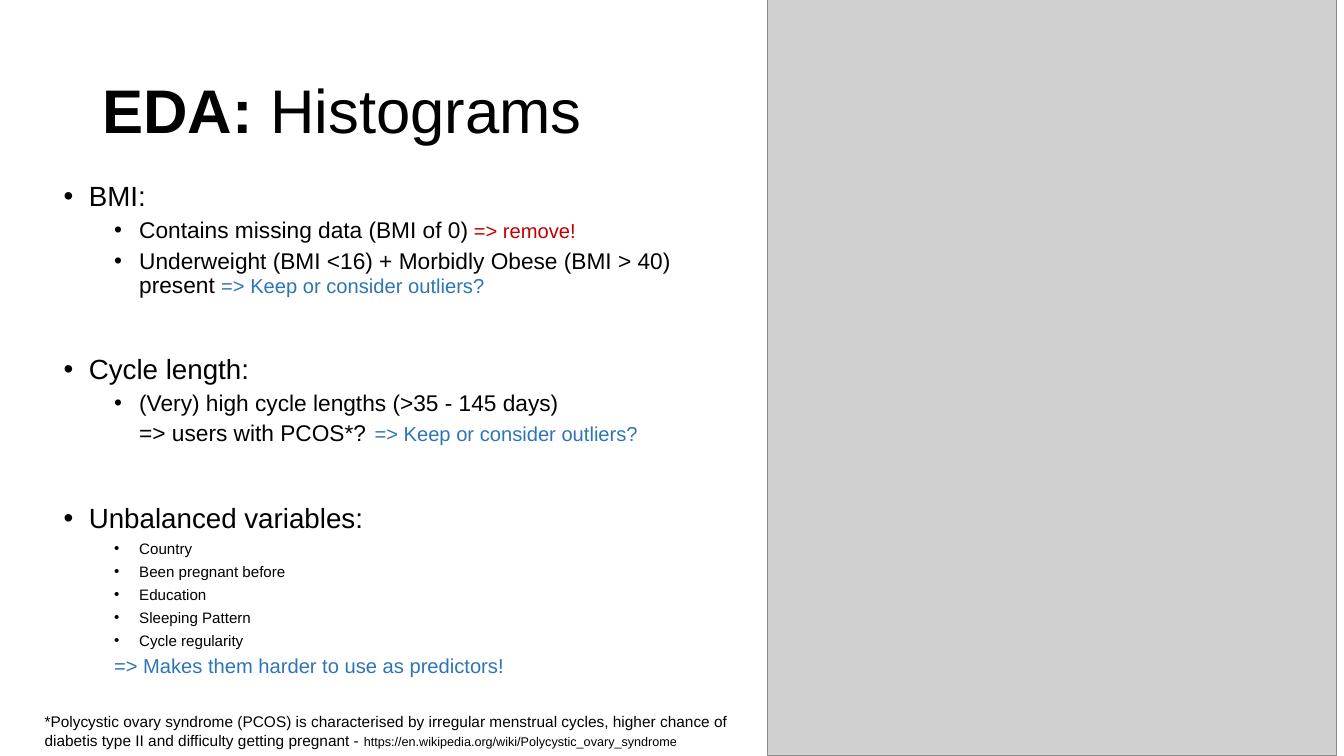
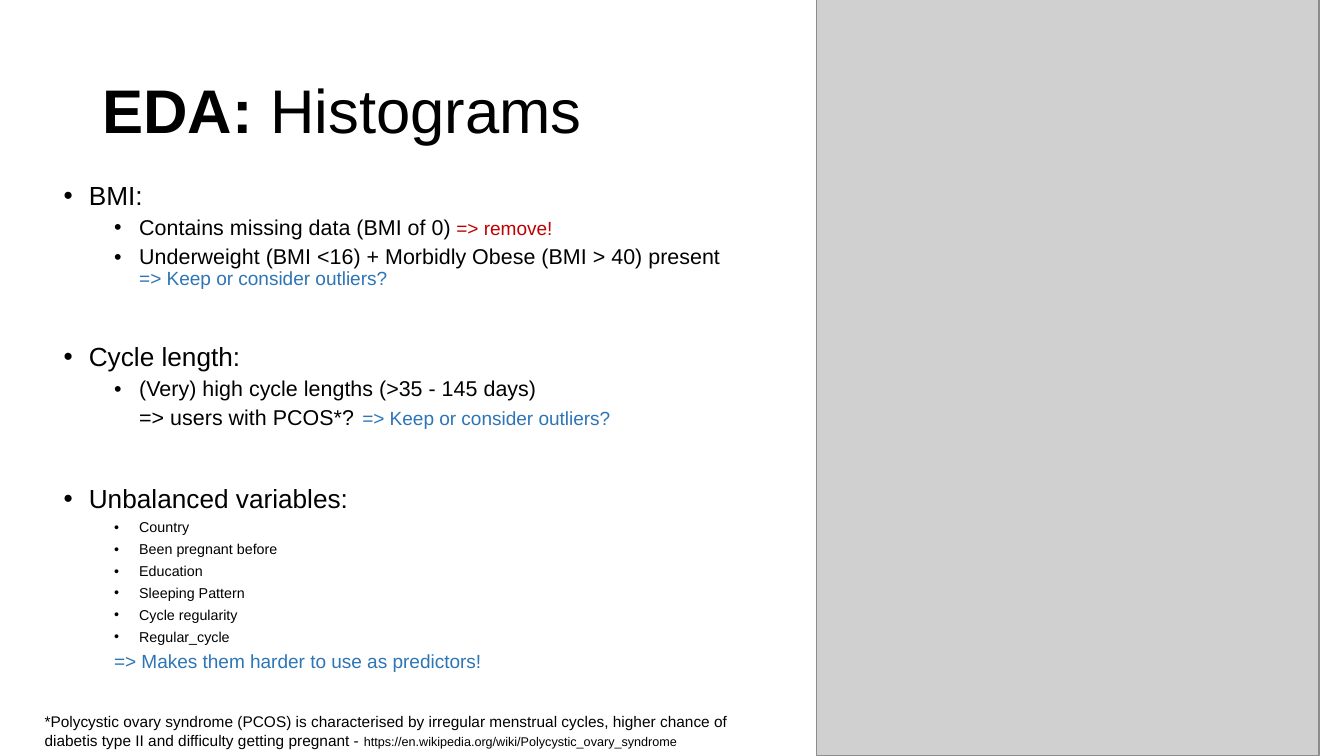
Before and after one commit to JeroenBuil/natural-cycles-assignment, a slide deck: slide 6 of reports/Natural Cycles - Assignment Report - Jeroen Buil.pptx. Drawn at 1344x756 pixels with LibreOffice and Linux fonts; fonts in the diff are those of the drawing; grey boxes stand for pictures. Boxes give left, top, right and bottom in pixels: in the first picture for what was removed or moved away, otherwise in the second. Text is boxed around its words. In the diff, an @@ line names an element or a change of style, - is before the commit and + after.

```diff
--- a/reports/Natural Cycles - Assignment Report - Jeroen Buil.pptx
+++ b/reports/Natural Cycles - Assignment Report - Jeroen Buil.pptx
@@ picture: place and size @@
-picture at [767,0,1337,756]
+picture at [817,0,1319,756]
@@ text at [89,187,720,672]: size 19.8 to 18.7 pt in "BMI:", "Cycle length:", "Unbalanced variables:"; size 16.2 to 15.3 pt in "Contains missing data (BMI of 0)", "Underweight (BMI <16) + Morbidly Obese (BMI ...", "(Very) high cycle lengths (>35 - 145 ..."; size 14.4 to 13.6 pt in "=> remove!", "=> Keep or consider outliers?", "=> Keep or consider outliers?", "=> Makes them harder to use as ..."; size 10.8 to 10.2 pt in "Country", "Been pregnant before", "Education", "Sleeping Pattern" and 1 more places; line spacing 0.88 to 0.87 @@
@@ text at [139,631,229,645]: paragraph added @@
+  • Regular_cycle
```
Also in this commit, not shown: 4 other slides changed, 16 other files.
